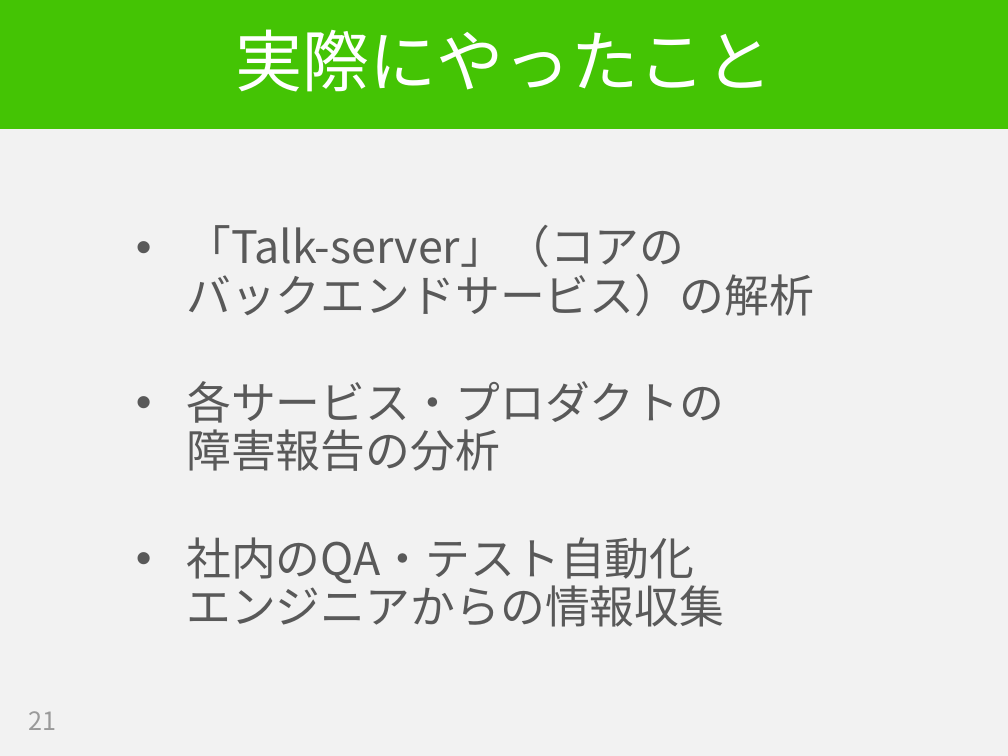
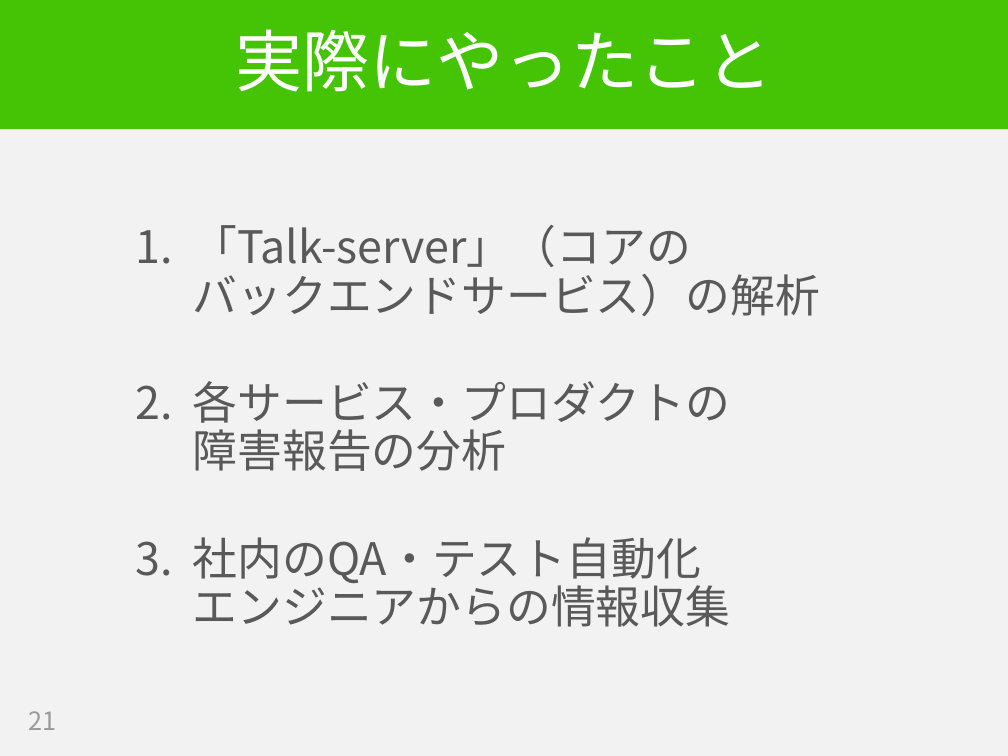
Before and after one commit to hageyahhoo/RSGT2018, a slide deck: slide 21 of SET_at_LINE_ja.pptx. Drawn at 1008x756 pixels with LibreOffice and Linux fonts; fonts in the diff are those of the drawing. Boxes give left, top, right and bottom in pixels: in the first picture for what was removed or moved away, otherwise in the second. Text is boxed around its words. In the diff, an @@ line names an element or a change of style, - is before the commit and + after.

```diff
--- a/SET_at_LINE_ja.pptx
+++ b/SET_at_LINE_ja.pptx
@@ text "「Talk-server」（コアの バックエンドサービス）の解析" at bbox=[193, 225, 820, 627]: bullet • to 1. @@
```
Also in this commit, not shown: 6 other slides changed, 11 slides added, 1 slide removed.
